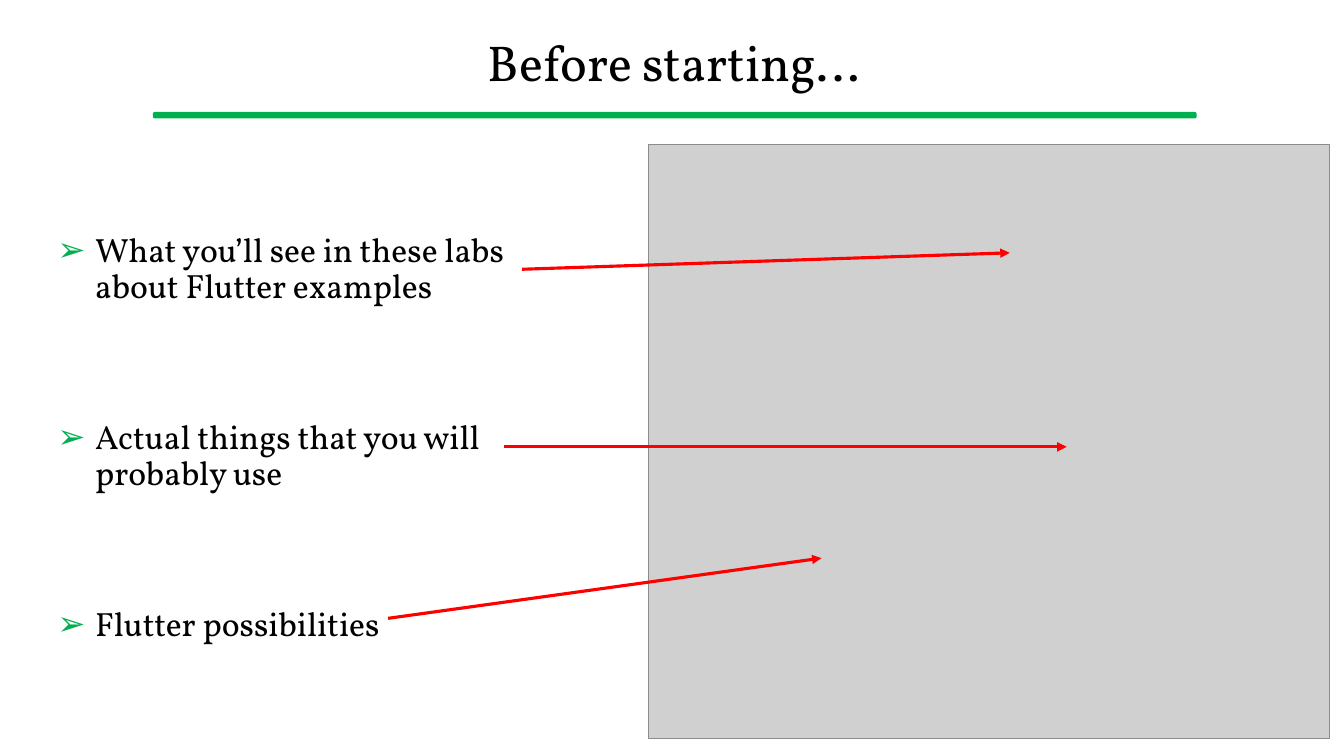
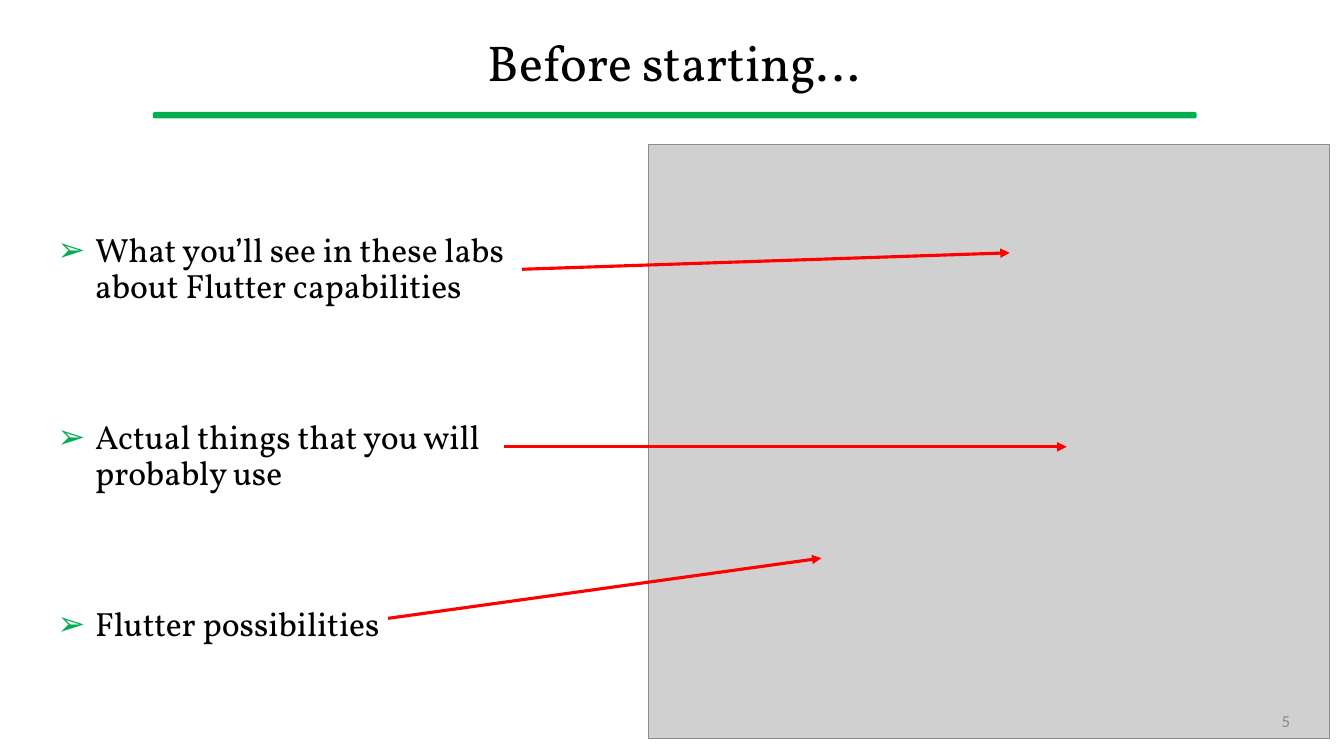
Before and after one commit to gcappon/bwthw, a slide deck: slide 5 of lab_04-hello-flutter/lab_04-hello_flutter.pptx. Drawn at 1344x756 pixels with LibreOffice and Linux fonts; fonts in the diff are those of the drawing; grey boxes stand for pictures. Boxes give left, top, right and bottom in pixels: in the first picture for what was removed or moved away, otherwise in the second. Text is boxed around its words. In the diff, an @@ line names an element or a change of style, - is before the commit and + after.

```diff
--- a/lab_04-hello-flutter/lab_04-hello_flutter.pptx
+++ b/lab_04-hello-flutter/lab_04-hello_flutter.pptx
@@ text at (95, 238, 504, 307): text changed @@
-➢ What you’ll see in these labs about Flutter examples
+➢ What you’ll see in these labs about Flutter capabilities
@@ page number added at (1282, 716, 1290, 727), 12 pt, text #8C8C8C @@
+5
```
Also in this commit, not shown: 50 other slides changed, 1 other file.
